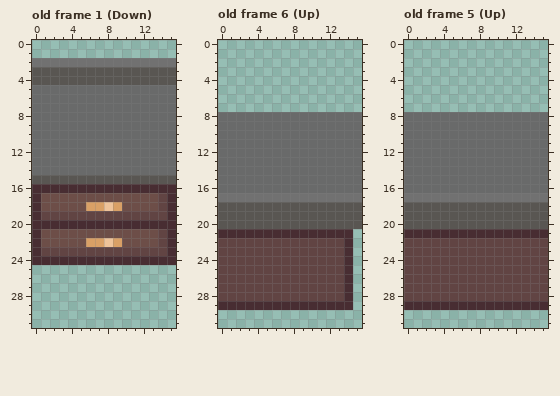
A pixel-art file gets an edit: art/counters.aseprite. The picture above is the old version.
16x32 pixels, 15 frames. Colours within 5 levels of each other are drawn and written as one. Shown: old frame 1 (Down), old frame 6 (Up), old frame 5 (Up). The commit also changed other frames, which this record leaves out.
Now the later version:
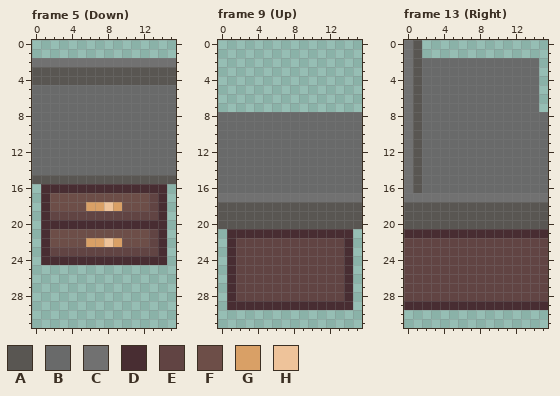
Palette (. is transparent): A #595652  B #696a6a  C #717171  D #482d32  E #614443  F #6d4e48  G #d9a066  H #eec39a
A new or re-ordered frame is compared with the old frame closest to it.
From old to new:
frames 15 -> 26
--- frame 5 (Down) is new; against old frame 1 (Down)
@@ x 0..15 @@
 15 AAAAAAAAAAAAAAAA
-16 DDDDDDDDDDDDDDDD
-17 DFFFFFFFFFFFFFED
-18 DFFFFFGGHGFFFFED
-19 DEEEEEEEEEEEEEED
-20 DDDDDDDDDDDDDDDD
-21 DFFFFFFFFFFFFFED
-22 DFFFFFGGHGFFFFED
-23 DEEEEEEEEEEEEEED
-24 DDDDDDDDDDDDDDDD
+16 .DDDDDDDDDDDDDD.
+17 .DFFFFFFFFFFFED.
+18 .DFFFFGGHGFFFED.
+19 .DEEEEEEEEEEEED.
+20 .DDDDDDDDDDDDDD.
+21 .DFFFFFFFFFFFED.
+22 .DFFFFGGHGFFFED.
+23 .DEEEEEEEEEEEED.
+24 .DDDDDDDDDDDDDD.
 25 ................
--- frame 9 (Up) is new; against old frame 6 (Up)
@@ x 0..3 @@
 20 AAAA
-21 DDDD
-22 EEEE
-23 EEEE
-24 EEEE
-25 EEEE
-26 EEEE
-27 EEEE
-28 EEEE
-29 DDDD
+21 .DDD
+22 .DEE
+23 .DEE
+24 .DEE
+25 .DEE
+26 .DEE
+27 .DEE
+28 .DEE
+29 .DDD
 30 ....
--- frame 13 (Right) is new; against old frame 5 (Up)
@@ x 0..15 @@
- 0 ................
- 1 ................
- 2 ................
- 3 ................
- 4 ................
- 5 ................
- 6 ................
- 7 ................
- 8 BBBBBBBBBBBBBBBB
- 9 BBBBBBBBBBBBBBBB
-10 BBBBBBBBBBBBBBBB
-11 BBBBBBBBBBBBBBBB
-12 BBBBBBBBBBBBBBBB
-13 BBBBBBBBBBBBBBBB
-14 BBBBBBBBBBBBBBBB
-15 BBBBBBBBBBBBBBBB
-16 BBBBBBBBBBBBBBBB
+ 0 CA..............
+ 1 CA..............
+ 2 CABBBBBBBBBBBBB.
+ 3 CABBBBBBBBBBBBB.
+ 4 CABBBBBBBBBBBBB.
+ 5 CABBBBBBBBBBBBB.
+ 6 CABBBBBBBBBBBBB.
+ 7 CABBBBBBBBBBBBB.
+ 8 CABBBBBBBBBBBBBB
+ 9 CABBBBBBBBBBBBBB
+10 CABBBBBBBBBBBBBB
+11 CABBBBBBBBBBBBBB
+12 CABBBBBBBBBBBBBB
+13 CABBBBBBBBBBBBBB
+14 CABBBBBBBBBBBBBB
+15 CABBBBBBBBBBBBBB
+16 CABBBBBBBBBBBBBB
 17 CCCCCCCCCCCCCCCC
Pixel boxes of the changes (left, top, right, bottom) in both pictures:
changed: (32, 184, 50, 265)
changed: (149, 184, 176, 265)
changed: (218, 229, 236, 310)
changed: (404, 40, 539, 193)
